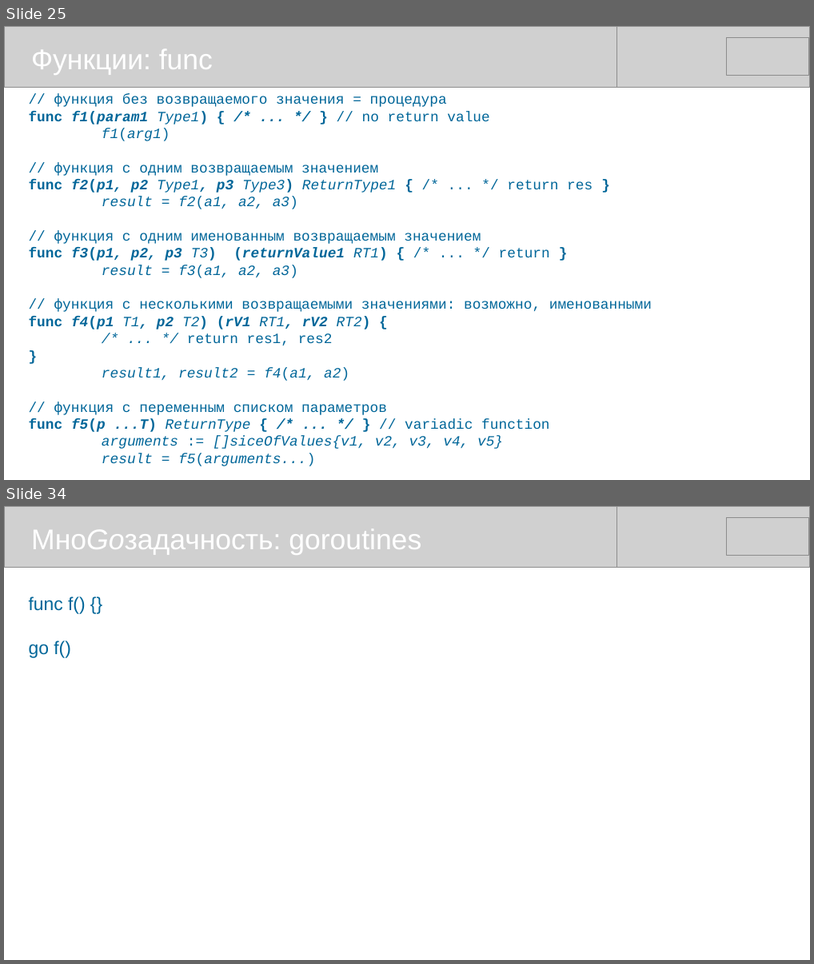
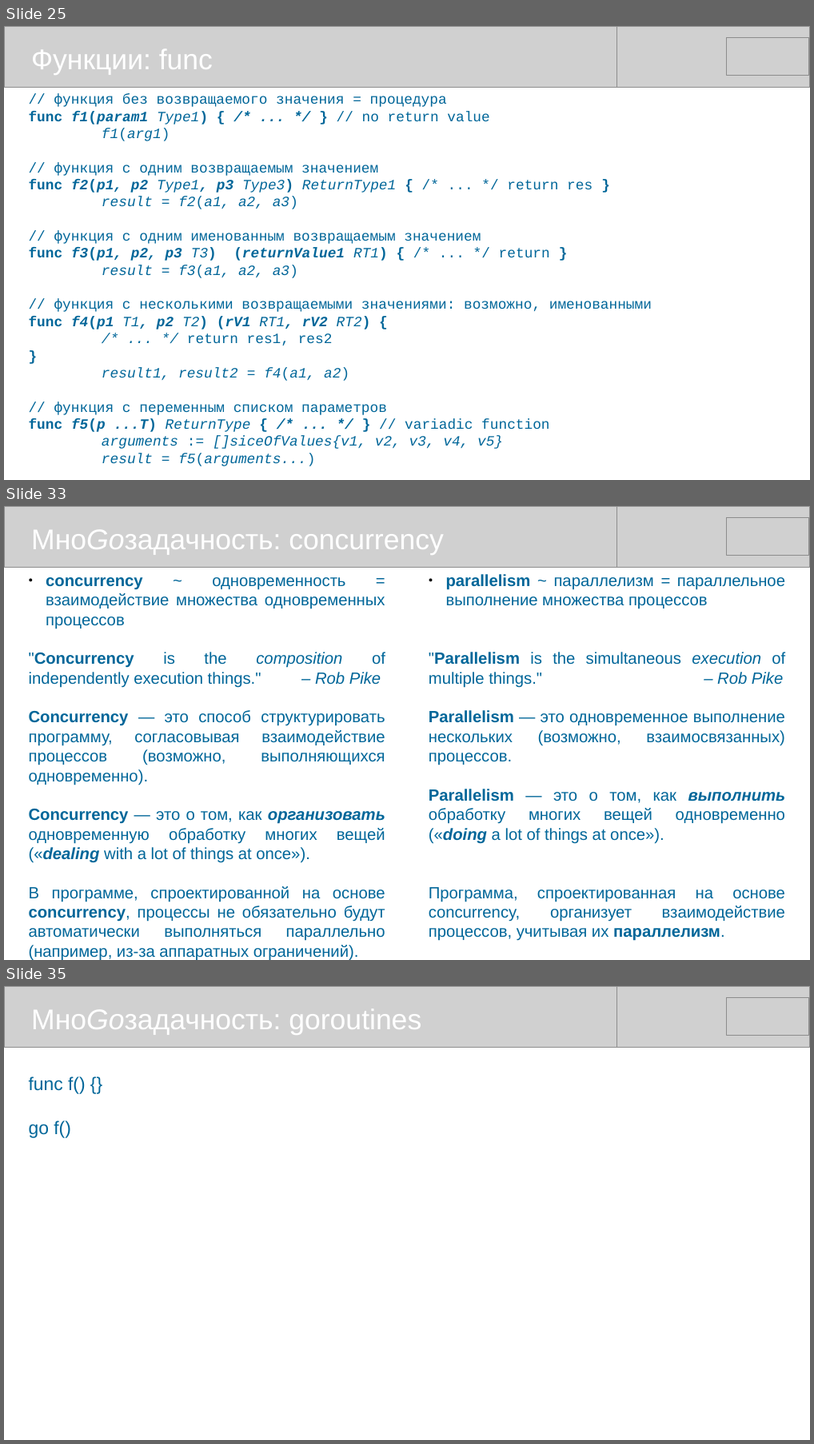
Before and after one commit to mike-shock/Go_language, a slide deck: Go_Review.odp. Shown one above the other, each under a label of ours: slides 25 and 34 before the commit, slides 25, 33 and 35 after it; the slides between them are not shown. The pictures are 814x964 and 814x1444 pixels, drawn with LibreOffice and Linux fonts; fonts in the diff are those of the drawing; grey boxes stand for pictures. Boxes give left, top, right and bottom in pixels: in the first picture for what was removed or moved away, otherwise in the second. Text is boxed around its words. In the diff, an @@ line names an element or a change of style, - is before the commit and + after.

```diff
--- a/Go_Review.odp
+++ b/Go_Review.odp
@@ slide 33 added at box(4, 506, 810, 960), background #FFFFFF @@
@@ picture added at box(4, 506, 618, 567) @@
@@ picture added at box(197, 506, 810, 567) @@
@@ picture added at box(727, 518, 810, 556) @@
@@ text added at box(31, 530, 443, 555), 28 pt, text #FFFFFF @@
+МноGoзадачность: concurrency
@@ text added at box(29, 577, 386, 940), 16 pt, text #006699 @@
+● concurrency ~ одновременность = взаимодействие множества одновременных процессов
+"Concurrency is the composition of independently execution things." ‒ Rob Pike
+Concurrency — это способ структурировать программу, согласовывая взаимодействие процессов (возможно, выполняющихся одновременно).
+Concurrency — это о том, как организовать одновременную обработку многих вещей («dealing with a lot of things at once»).
+В программе, спроектированной на основе concurrency, процессы не обязательно будут автоматически выполняться параллельно (например, из-за аппаратных ограничений).
@@ text added at box(429, 574, 786, 940), 16 pt, text #006699 @@
+● parallelism ~ параллелизм = параллельное выполнение множества процессов
+"Parallelism is the simultaneous execution of multiple things." ‒ Rob Pike
+Parallelism — это одновременное выполнение нескольких (возможно, взаимосвязанных) процессов.
+Parallelism — это о том, как выполнить обработку многих вещей одновременно («doing a lot of things at once»).
+Программа, спроектированная на основе concurrency, организует взаимодействие процессов, учитывая их параллелизм.
@@ what was slide 34 is now slide 35 @@
```
Also in this commit, not shown: 16 slides changed, 1 other file.
